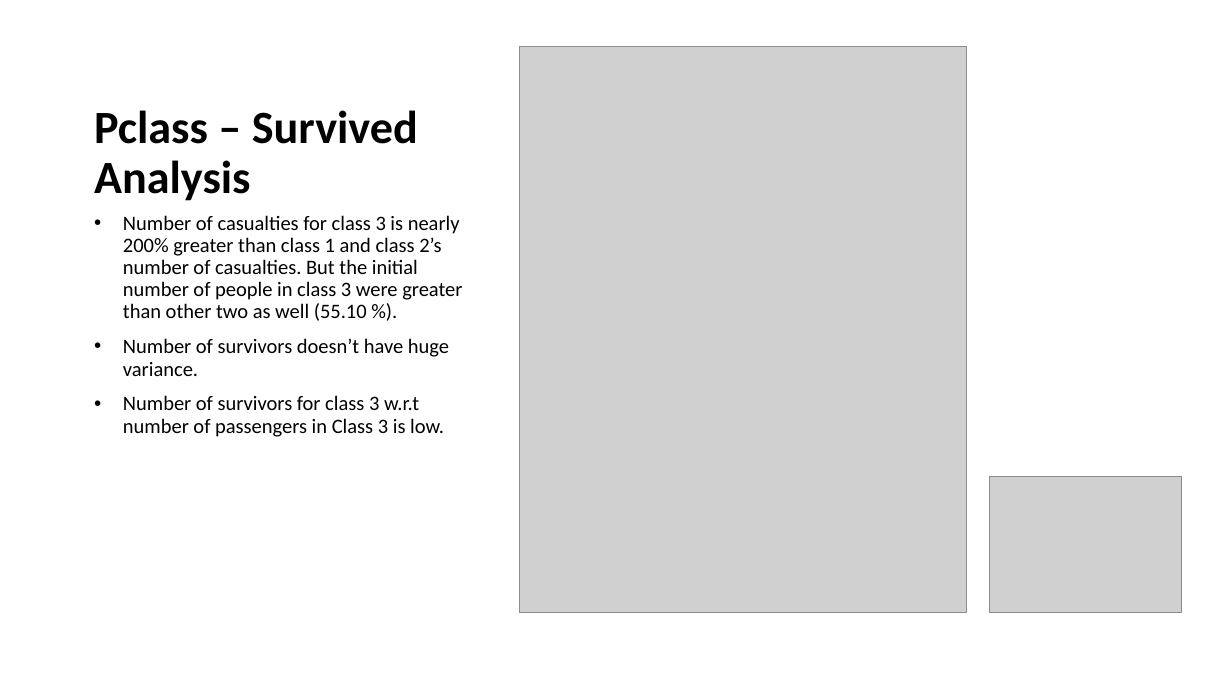
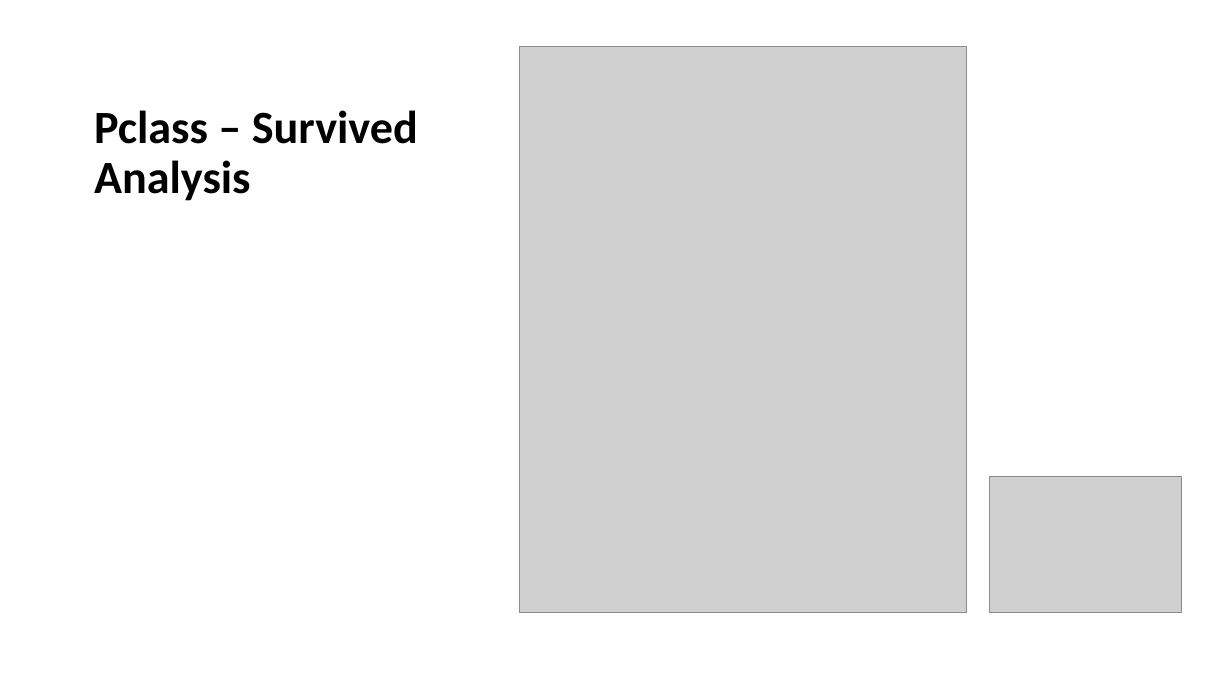
Before and after one commit to Visque/Titanic, a slide deck: slide 12 of ppt.pptm. Drawn at 1232x693 pixels with LibreOffice and Linux fonts; fonts in the diff are those of the drawing; grey boxes stand for pictures. Boxes give left, top, right and bottom in pixels: in the first picture for what was removed or moved away, otherwise in the second. Text is boxed around its words. In the diff, an @@ line names an element or a change of style, - is before the commit and + after.

Commit message:
EDA-2.1

```diff
--- a/ppt.pptm
+++ b/ppt.pptm
@@ text removed at box(123, 215, 462, 437) @@
-• Number of casualties for class 3 is nearly 200% greater than class 1 and class 2’s number of casualties. But the initial number of people in class 3 were greater than other two as well (55.10 %).
-• Number of survivors doesn’t have huge variance.
-• Number of survivors for class 3 w.r.t number of passengers in Class 3 is low.
```
Also in this commit, not shown: 1 other slide changed.
